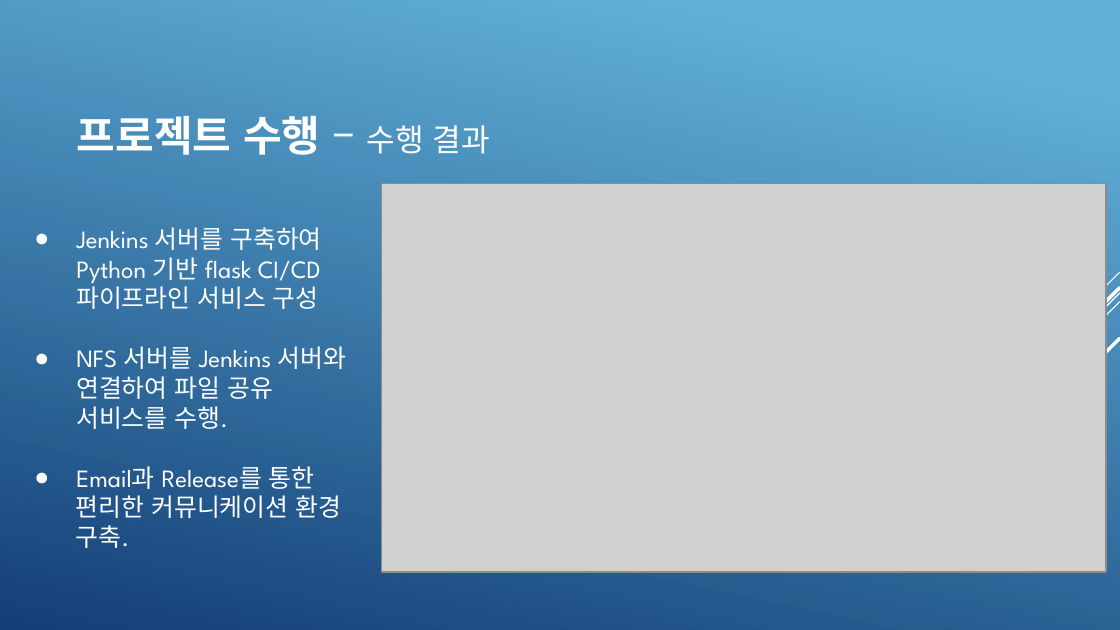
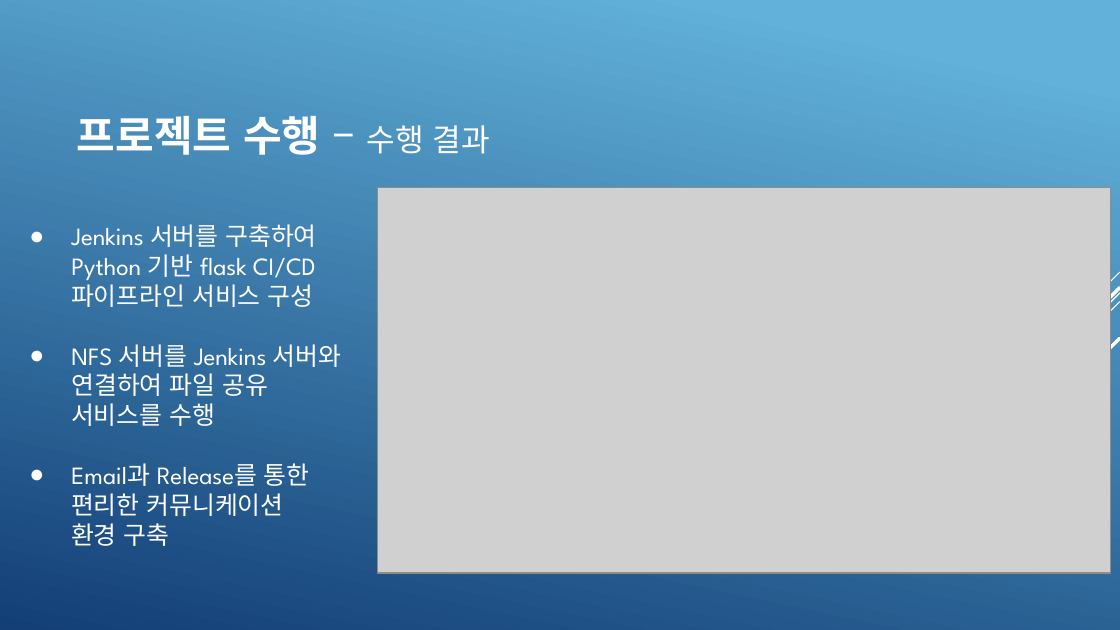
Before and after one commit to KimJeongHoon190/First_Project, a slide deck: slide 8 of 제출자료/최종 발표 프레젠테이션(김정훈).pptx (slide 7 before the commit). Drawn at 1120x630 pixels with LibreOffice and Linux fonts; fonts in the diff are those of the drawing; grey boxes stand for pictures. Boxes give left, top, right and bottom in pixels: in the first picture for what was removed or moved away, otherwise in the second. Text is boxed around its words. In the diff, an @@ line names an element or a change of style, - is before the commit and + after.

```diff
--- a/제출자료/최종 발표 프레젠테이션(김정훈).pptx
+++ b/제출자료/최종 발표 프레젠테이션(김정훈).pptx
@@ picture: place and size @@
-picture at bbox=[382, 184, 1107, 572]
+picture at bbox=[377, 187, 1110, 572]
@@ text at bbox=[71, 224, 341, 426]: text changed @@
-● Jenkins 서버를 구축하여 Python 기반 flask CI/CD 파이프라인 서비스 구성
-● NFS 서버를 Jenkins 서버와 연결하여 파일 공유 서비스를 수행.
+● Jenkins 서버를 구축하여 Python 기반 flask CI/CD
+파이프라인 서비스 구성
+● NFS 서버를 Jenkins 서버와 연결하여 파일 공유
+서비스를 수행
@@ text at bbox=[71, 493, 284, 546]: text changed @@
-편리한 커뮤니케이션 환경
-구축.
+편리한 커뮤니케이션
+환경 구축
```
Also in this commit, not shown: 8 other slides changed, 1 slide added, 1 other file.
